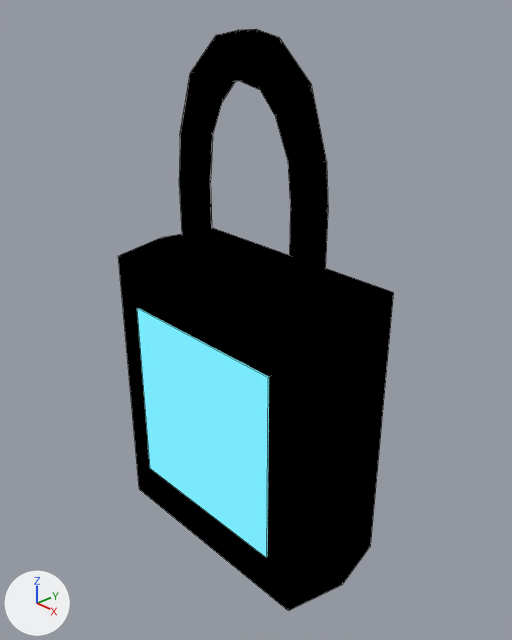
What one commit did to the Blender file Assets Folder/Lock.blend.
Before and after are seen from a 50 mm lens placed at (0.373, -0.322, 0.323), pointed at (0.007, 0.023, 0.081). The lights are fixed; the arrows at lower left show +X, +Y and +Z. The older version comes first. Mesh edges are drawn as thin lines.

In view in the first picture: 'lock'.
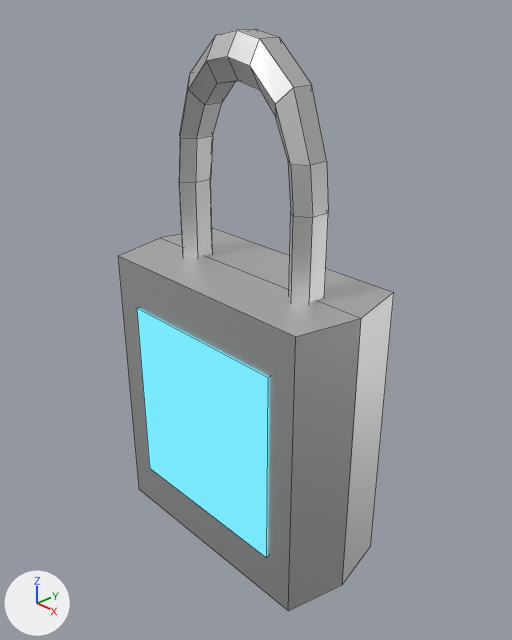
Boxes (x1, y1, x2, y2) around the edits, measured in the pictures (512 x 640 px):
part 1 of me_cube_001, shading changed: before (137, 308, 269, 557); after (118, 29, 394, 611)
part 2 of me_cube_001, recoloured: after (179, 29, 328, 303)

The change, as a list of edits to the scene's bpy script:
```text
Change mat_material_002:
    remove # nodes: MapRange, Math x7, Mix, OutputMaterial, RGB
    remove # colours: black #000000, white #ffffff, light grey #dfdfdf
    nodes: BsdfPrincipled, OutputMaterial, RGB
    colours: light grey #dfdfdf
Change me_cube_001:
    where me_cube_001.from_pydata(...)  # 86 vertices, 76 faces; spans x -0.111..0.111, y -0.032..0.071, z -0.119..0.292
    used by ob_lock; location = (0.0, 0.0, 0.0)
    me_cube_001 part 1: all faces are now shaded flat (76 of 76 changed)
    me_cube_001 part 2: all 60 faces that had it switch from mat_material_001 to mat_material_002
```
